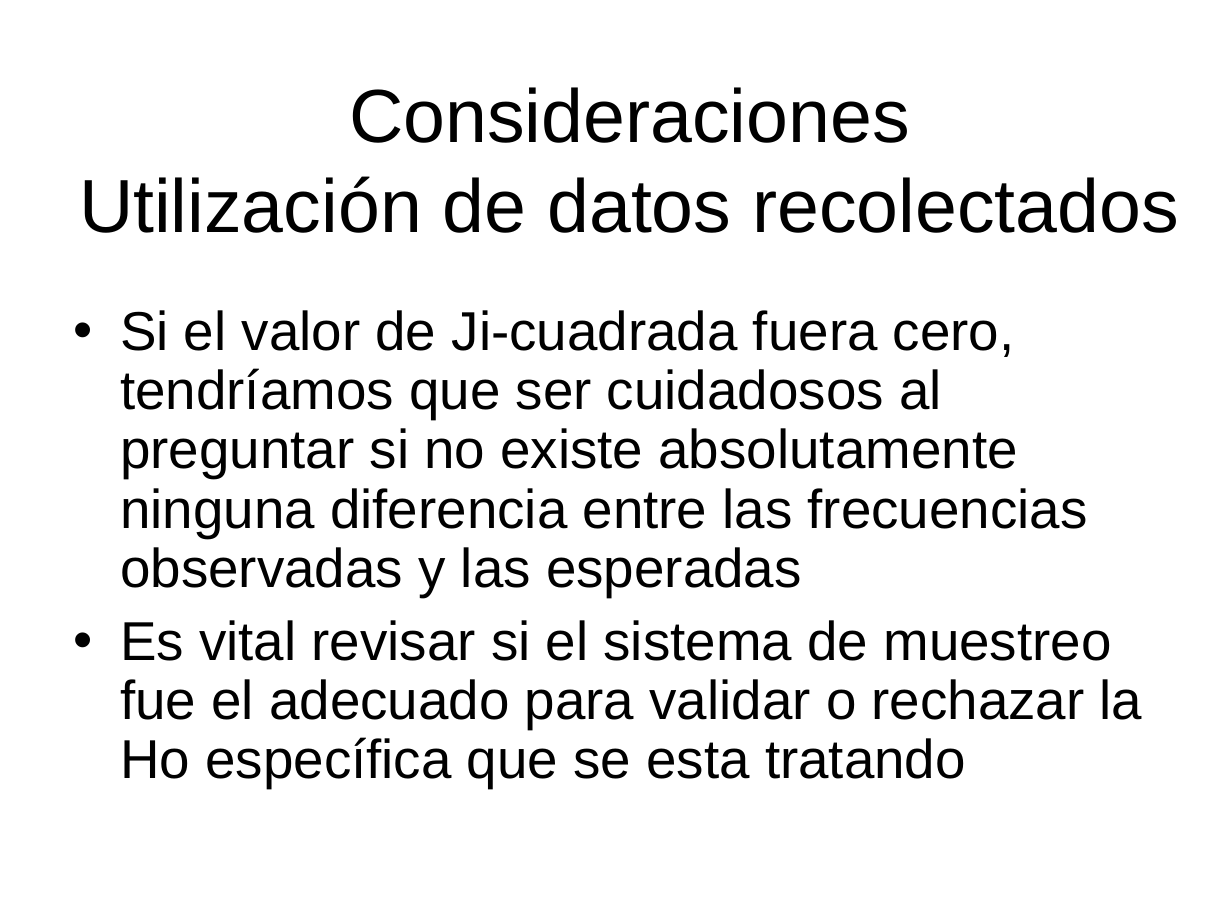
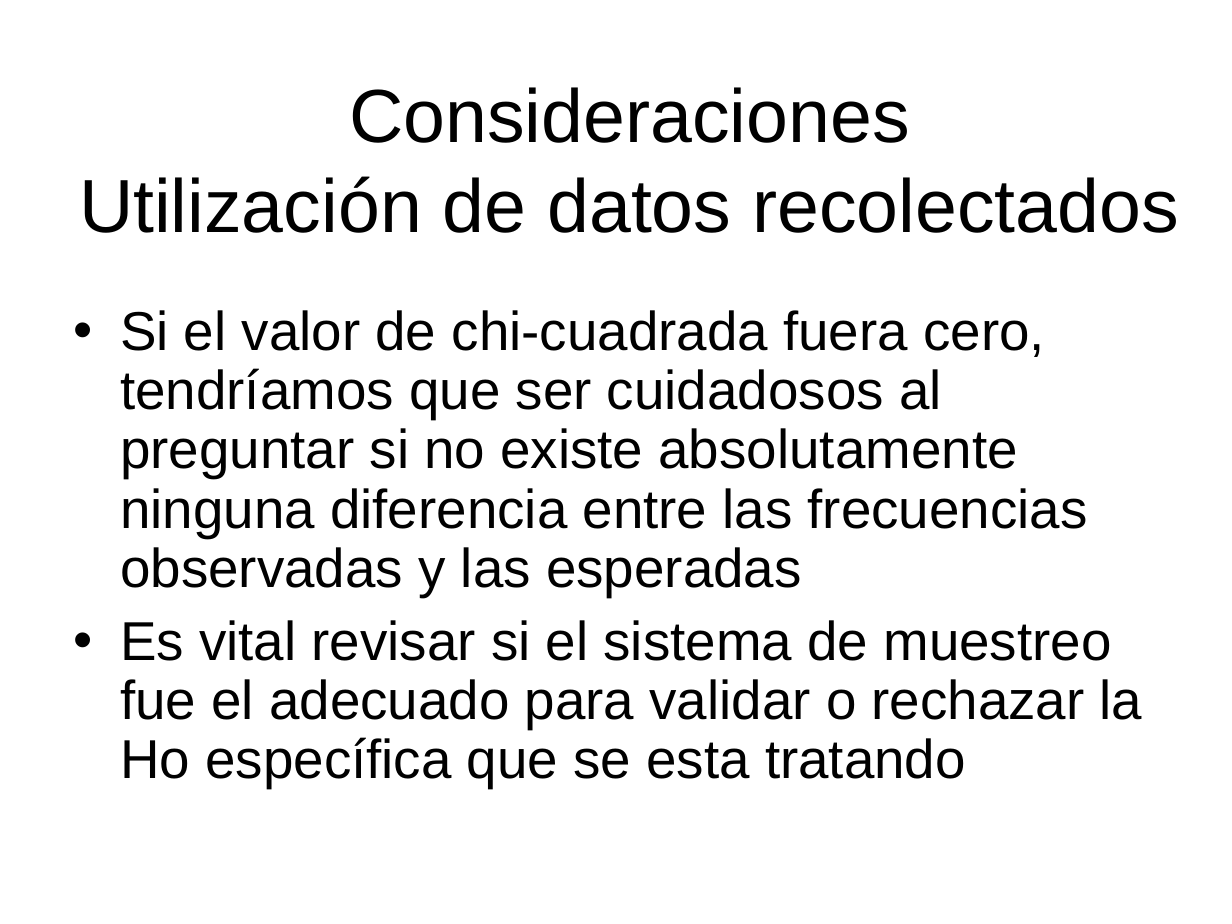
Before and after one commit to joseraulgallardo97/SimulacionProcesosFinancieros2018-I, a slide deck: slide 20 of TEMA-2/Clase15_Bondad_Ajuste.ppt (slide 19 before the commit). Drawn at 1232x924 pixels with LibreOffice and Linux fonts; fonts in the diff are those of the drawing. Boxes give left, top, right and bottom in pixels: in the first picture for what was removed or moved away, otherwise in the second. Text is boxed around its words. In the diff, an @@ line names an element or a change of style, - is before the commit and + after.

```diff
--- a/TEMA-2/Clase15_Bondad_Ajuste.ppt
+++ b/TEMA-2/Clase15_Bondad_Ajuste.ppt
@@ text at <box>120,310,1088,597</box>: text changed @@
-• Si el valor de Ji-cuadrada fuera cero, tendríamos que ser cuidadosos al preguntar si no existe absolutamente ninguna diferencia entre las frecuencias observadas y las esperadas
+• Si el valor de chi-cuadrada fuera cero, tendríamos que ser cuidadosos al preguntar si no existe absolutamente ninguna diferencia entre las frecuencias observadas y las esperadas
```
Also in this commit, not shown: 11 other slides changed, 1 slide added, 1 other file.
